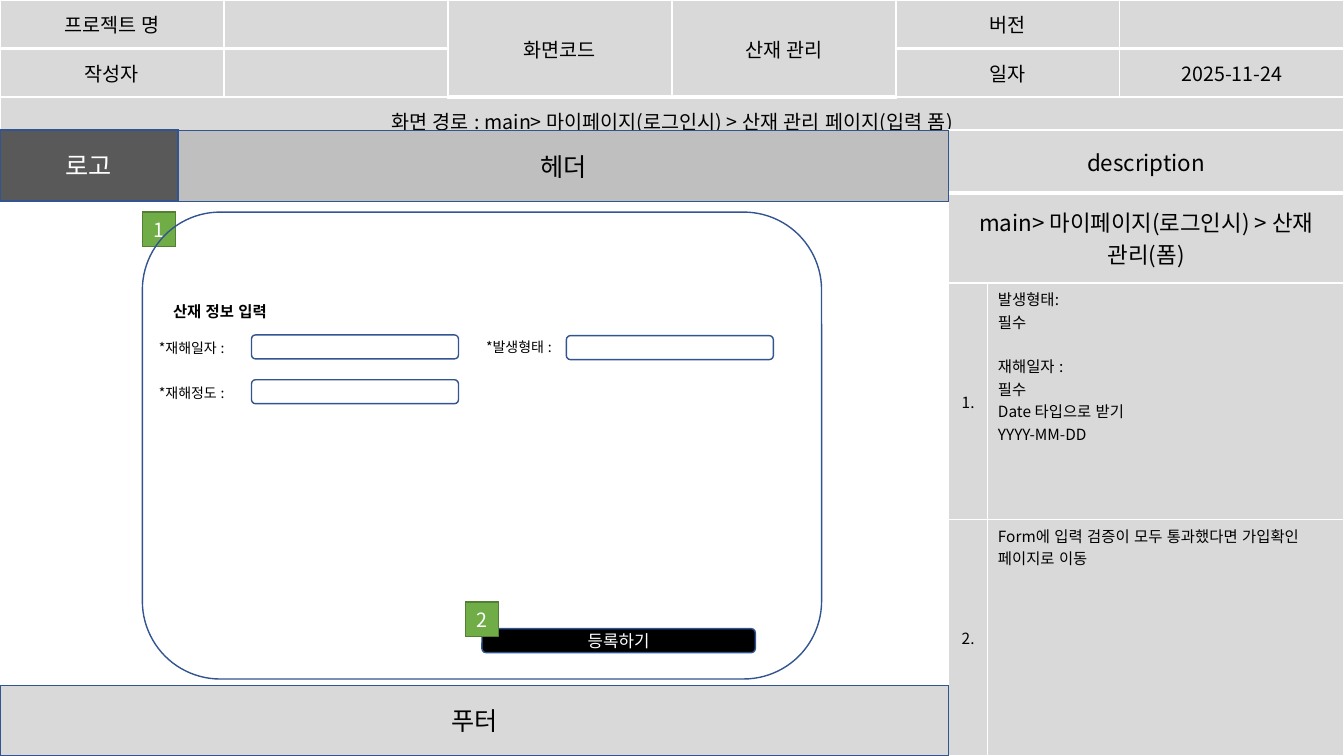
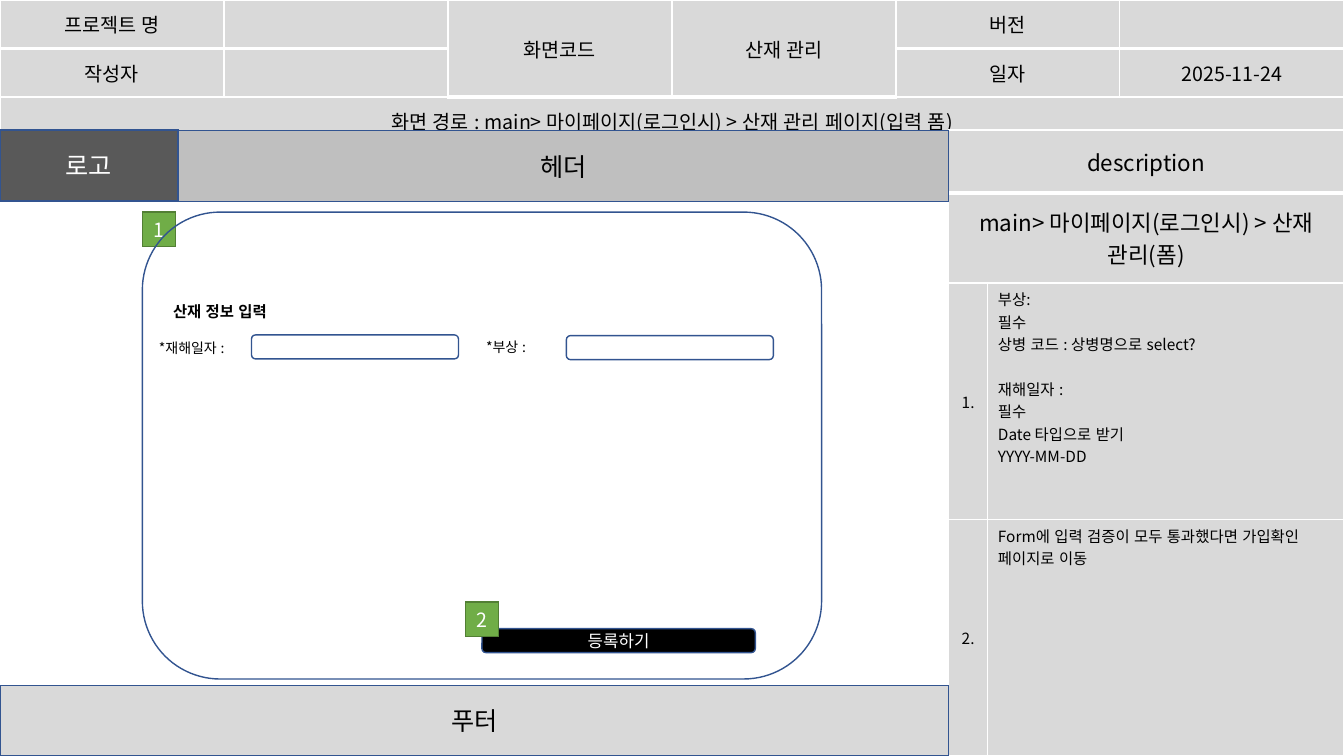
Before and after one commit to imyongchan/source, a slide deck: slide 23 of 스토리보드- 11.20/스토리보드_종합중.pptx (slide 24 before the commit). Drawn at 1344x756 pixels with LibreOffice and Linux fonts; fonts in the diff are those of the drawing. Boxes give left, top, right and bottom in pixels: in the first picture for what was removed or moved away, otherwise in the second. Text is boxed around its words. In the diff, an @@ line names an element or a change of style, - is before the commit and + after.

```diff
--- a/스토리보드- 11.20/스토리보드_종합중.pptx
+++ b/스토리보드- 11.20/스토리보드_종합중.pptx
@@ table at (x1=949, y1=130, x2=1344, y2=756) @@
-row 3, column 2: 발생형태: / 필수 / 재해일자 : / 필수 / Date 타입으로 받기 / YYYY-MM-DD
+row 3, column 2: 부상: / 필수 / 상병 코드 : 상병명으로 select? / 재해일자 : / 필수 / Date 타입으로 받기 / YYYY-MM-DD
@@ text at (x1=486, y1=340, x2=518, y2=353): text changed @@
-*발생형태 :
+*부상 :
@@ text removed at (x1=159, y1=386, x2=217, y2=399) @@
-*재해정도 :
@@ rounded rectangle removed at (x1=252, y1=380, x2=459, y2=404) @@
```
Also in this commit, not shown: 10 other slides changed, 3 slides added, 20 slides removed.
